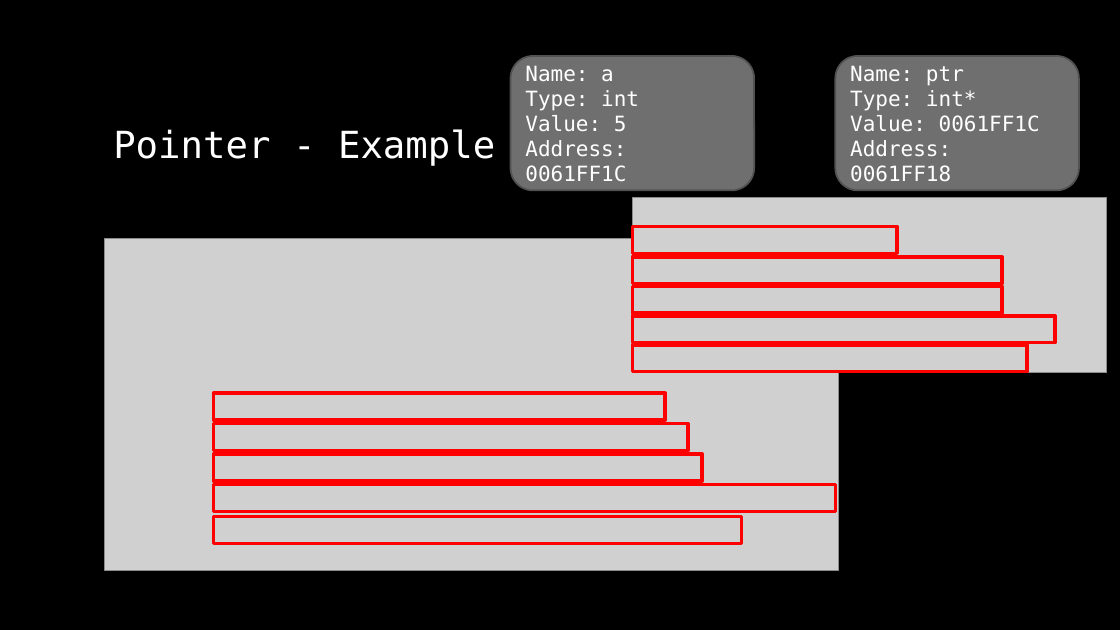
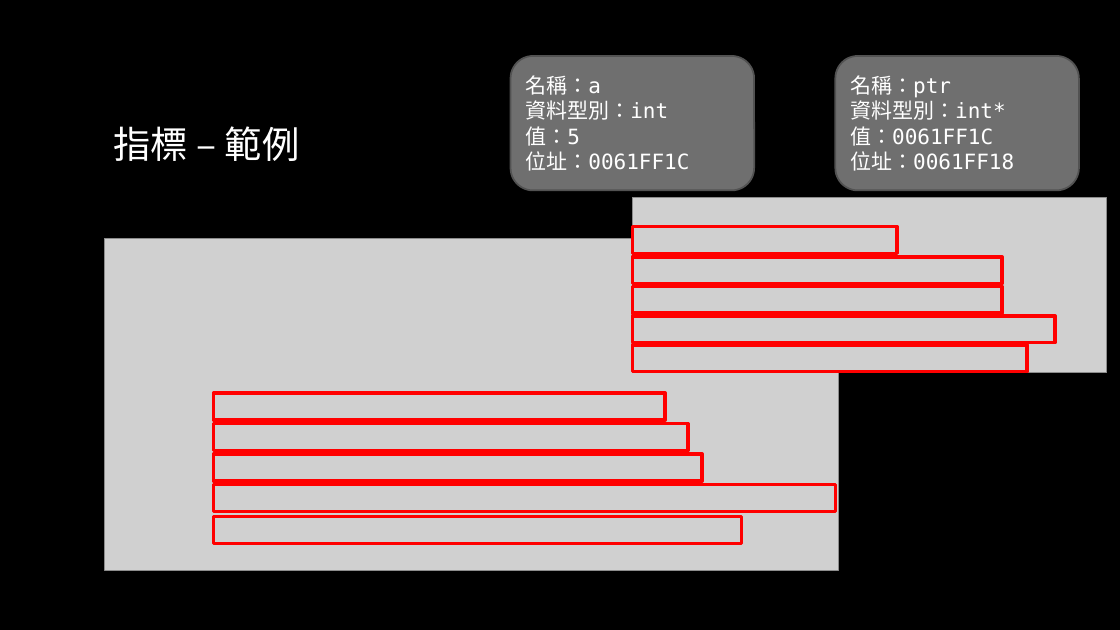
Before and after one commit to liuutin9/2023_summer_camp, a slide deck: slide 51 of 電機_C_Day_2.pptx. Drawn at 1120x630 pixels with LibreOffice and Linux fonts; fonts in the diff are those of the drawing; grey boxes stand for pictures; background and template pictures are left out. Boxes give left, top, right and bottom in pixels: in the first picture for what was removed or moved away, otherwise in the second. Text is boxed around its words. In the diff, an @@ line names an element or a change of style, - is before the commit and + after.

```diff
--- a/電機_C_Day_2.pptx
+++ b/電機_C_Day_2.pptx
@@ text in rounded rectangle at (525, 75, 689, 171): text changed; font DejaVu Sans Mono to Noto Sans CJK SC @@
-Name: a
-Type: int
-Value: 5
-Address: 0061FF1C
+名稱：a
+資料型別：int
+值：5
+位址：0061FF1C
@@ text in rounded rectangle at (850, 75, 1014, 171): text changed @@
-Name: ptr
-Type: int*
-Value: 0061FF1C Address: 0061FF18
+名稱：ptr
+資料型別：int*
+值：0061FF1C
+位址：0061FF18
@@ title at (113, 126, 300, 161): text changed; font DejaVu Sans Mono to Noto Sans CJK SC @@
-Pointer - Example
+指標 – 範例
```
Also in this commit, not shown: 11 other slides changed.
